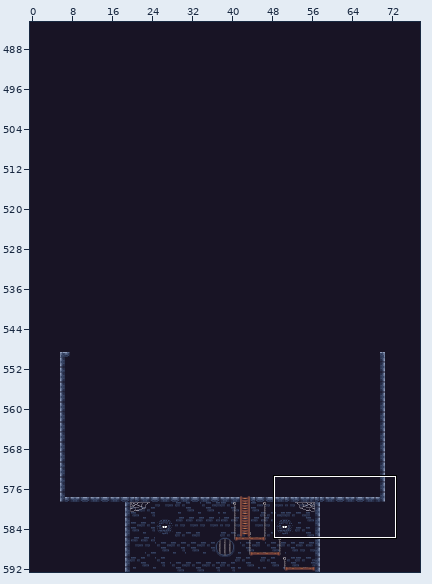
Tiled map, stored at assets/maps/livelloPrincipale.tmx. The first picture is a wide view before the edit; the outline marks the close-up.
Close-up. The starting point:
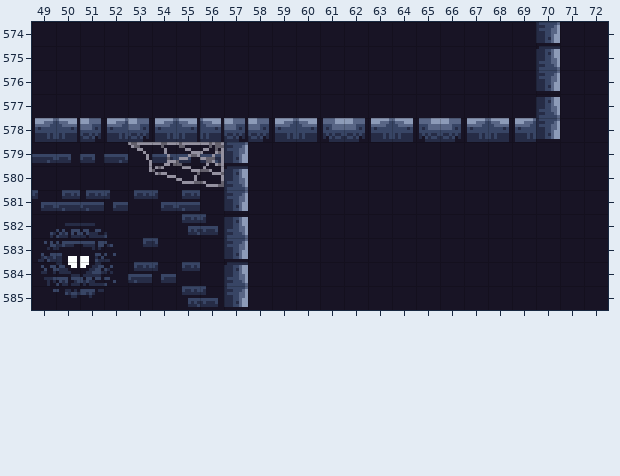
Cells are 8x8 px. Shown: x 49..72, y 574..585. The commit also changed other parts of the map, which this record leaves out.
The same view after the edit:
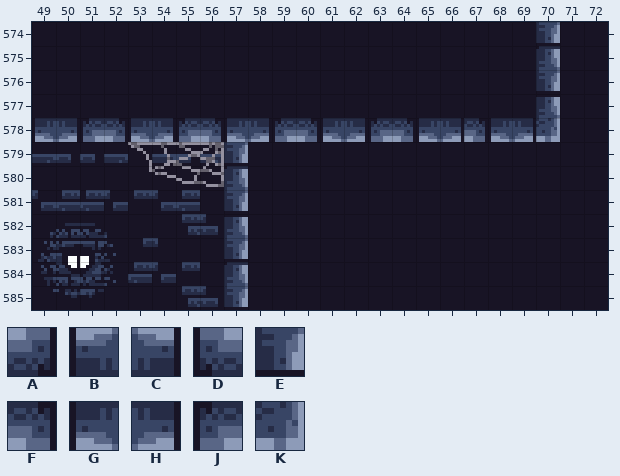
Key: from "Dungeon": A 303, B 304, C 305, D 306, E 337, F 453, G 454, H 455, J 456, K 457.
_ is an empty cell, . an unchanged one.
What changed:
--- layer "walls"
@@ x 49..70 @@
-578 BCABABCCAABCDABCDABCBE
+578 GHJFGHJFGHJFGHJFGHFGHK
Boxes around the changes in both close-ups, in picture pixels (x1, y1, x2, y2):
changed: (35, 118, 560, 142)
